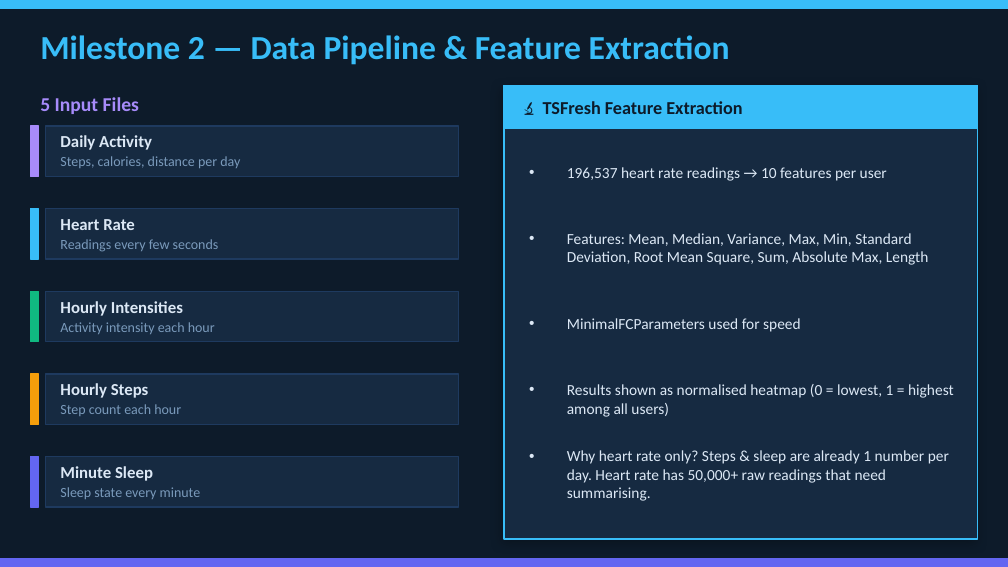
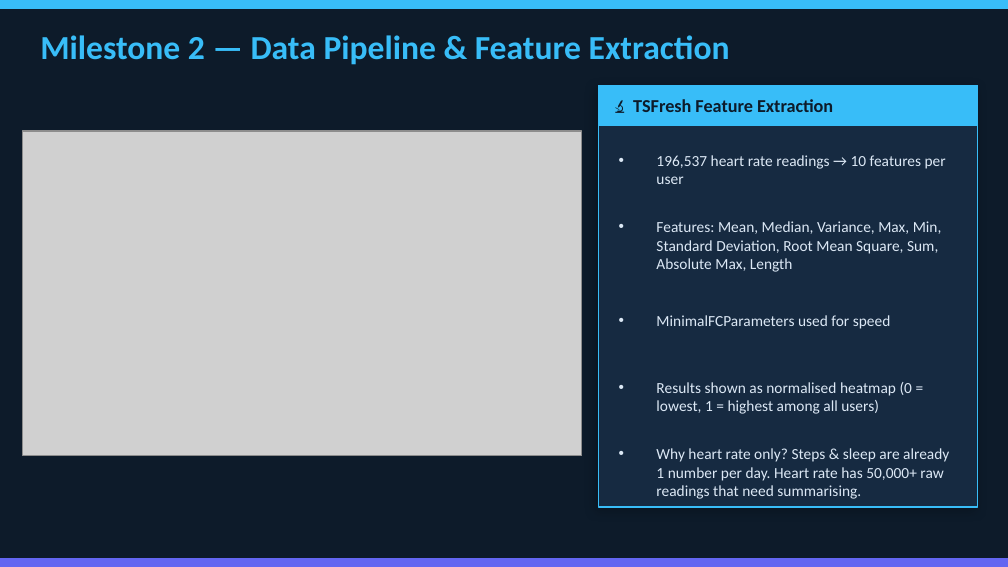
Before and after one commit to Thejomayie09/FitPulse-Health-Anomaly-Detection-from-Fitness-Devices-1, a slide deck: slide 9 of Documentation/Fitpulse_Documentation_final.pptx. Drawn at 1008x567 pixels with LibreOffice and Linux fonts; fonts in the diff are those of the drawing; grey boxes stand for pictures. Boxes give left, top, right and bottom in pixels: in the first picture for what was removed or moved away, otherwise in the second. Text is boxed around its words. In the diff, an @@ line names an element or a change of style, - is before the commit and + after.

```diff
--- a/Documentation/Fitpulse_Documentation_final.pptx
+++ b/Documentation/Fitpulse_Documentation_final.pptx
@@ rectangle: place and size @@
-rectangle at <box>504,86,978,128</box>
+rectangle at <box>599,86,978,125</box>
@@ rectangle: place and size @@
-rectangle at <box>504,86,978,539</box>
+rectangle at <box>599,86,978,507</box>
@@ text "🔬 TSFresh Feature Extraction": place and size @@
-text "🔬 TSFresh Feature Extraction" at <box>543,101,742,114</box>
+text "🔬 TSFresh Feature Extraction" at <box>633,99,833,112</box>
@@ text removed at <box>40,97,139,114</box> @@
-5 Input Files
@@ picture added at <box>22,131,582,456</box> @@
@@ rectangle removed at <box>30,126,38,176</box> @@
@@ rectangle removed at <box>45,126,459,176</box> @@
@@ text removed at <box>60,135,152,150</box> @@
-Daily Activity
@@ text "196,537 heart rate readings → ..." rewrapped from <box>567,167,887,181</box> to <box>656,155,946,184</box> @@
@@ text removed at <box>60,156,240,168</box> @@
-Steps, calories, distance per day
@@ rectangle removed at <box>30,209,38,259</box> @@
@@ rectangle removed at <box>45,209,459,259</box> @@
@@ text removed at <box>60,219,135,230</box> @@
-Heart Rate
@@ text removed at <box>60,239,219,252</box> @@
-Readings every few seconds
@@ text "Features: Mean, Median, Variance, Max, ..." rewrapped from <box>567,233,929,265</box> to <box>656,221,942,272</box> @@
@@ rectangle removed at <box>30,291,38,342</box> @@
@@ rectangle removed at <box>45,291,459,342</box> @@
@@ text "MinimalFCParameters used for speed": place and size @@
-text "MinimalFCParameters used for speed" at <box>567,318,801,332</box>
+text "MinimalFCParameters used for speed" at <box>656,315,891,329</box>
@@ text removed at <box>60,301,183,316</box> @@
-Hourly Intensities
@@ text removed at <box>60,322,215,334</box> @@
-Activity intensity each hour
@@ rectangle removed at <box>30,374,38,424</box> @@
@@ rectangle removed at <box>45,374,459,424</box> @@
@@ text removed at <box>60,383,149,398</box> @@
-Hourly Steps
@@ text "Results shown as normalised heatmap ..." rewrapped from <box>567,384,954,417</box> to <box>656,382,912,414</box> @@
@@ text removed at <box>60,404,181,416</box> @@
-Step count each hour
@@ text "Why heart rate only? Steps ..." rewrapped from <box>567,450,949,501</box> to <box>656,448,949,499</box> @@
@@ rectangle removed at <box>30,457,38,507</box> @@
@@ rectangle removed at <box>45,457,459,507</box> @@
@@ text removed at <box>60,466,153,481</box> @@
-Minute Sleep
@@ text removed at <box>60,487,201,499</box> @@
-Sleep state every minute
```
Also in this commit, not shown: 5 other slides changed, 5 slides added, 11 slides removed, 1 other file.
